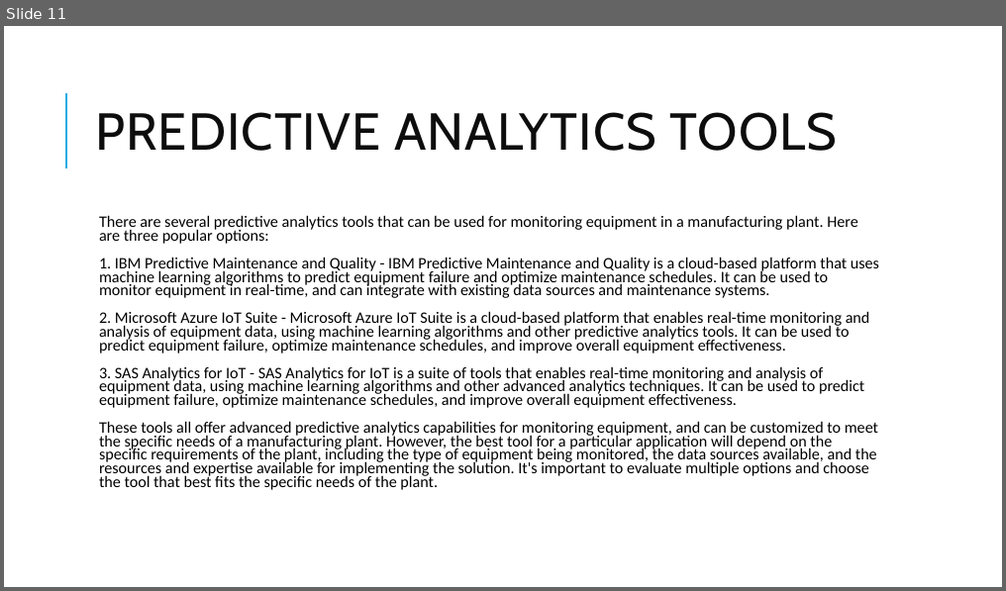
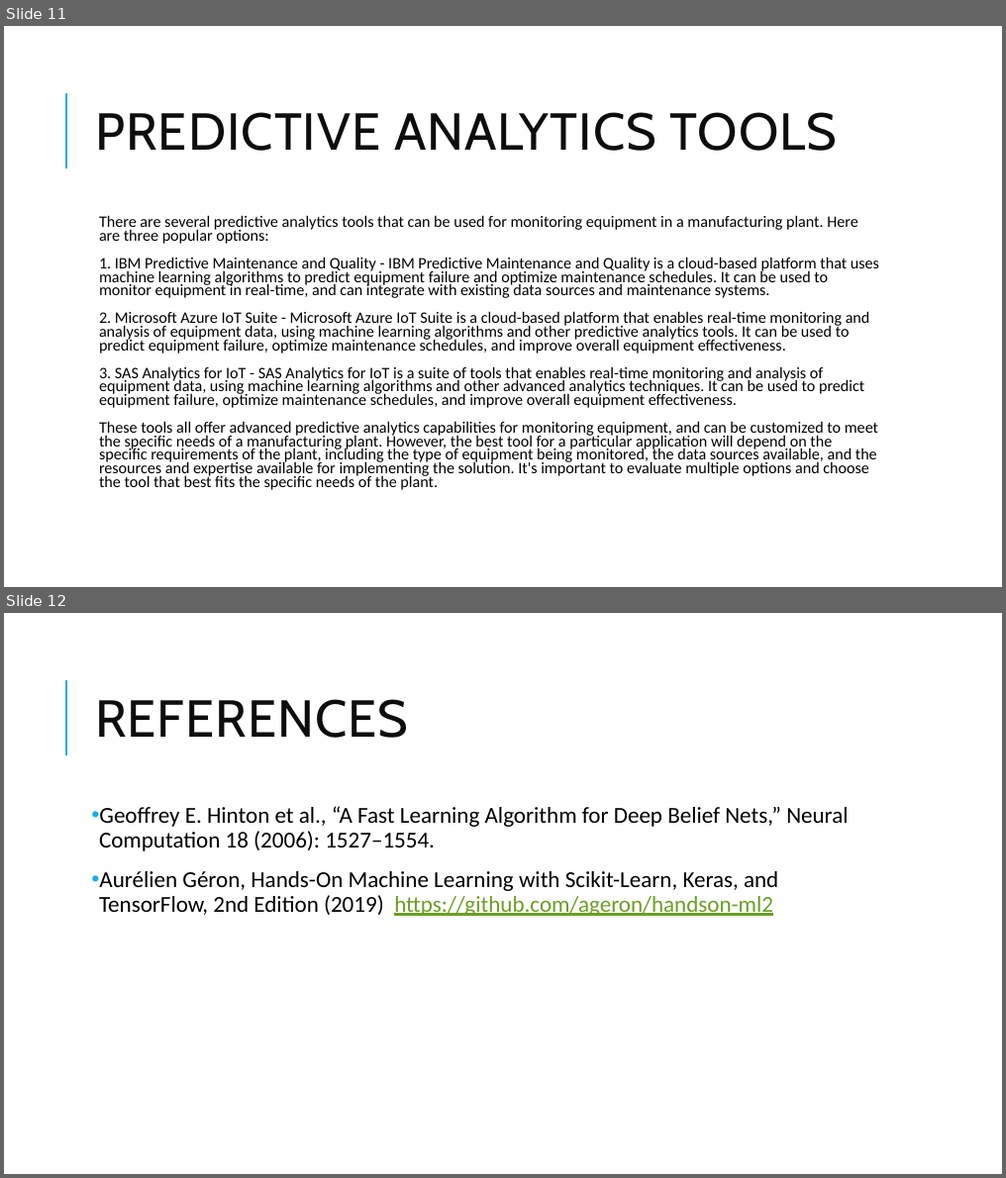
Before and after one commit to meldong/DnivekMud, a slide deck: assets/files/PredictiveMaintenance.pptx. Shown one above the other, each under a label of ours: slide 11 before the commit, slides 11 and 12 after it. The pictures are 1006x591 and 1006x1178 pixels, drawn with LibreOffice and Linux fonts; fonts in the diff are those of the drawing. Boxes give left, top, right and bottom in pixels: in the first picture for what was removed or moved away, otherwise in the second. Text is boxed around its words. In the diff, an @@ line names an element or a change of style, - is before the commit and + after.

Commit message:
Add Minor Changes

```diff
--- a/assets/files/PredictiveMaintenance.pptx
+++ b/assets/files/PredictiveMaintenance.pptx
@@ slide 12 added at (4,613,1002,1174), background #FFFFFF; not listed: 1 template element that a slide beside it also shows @@
@@ title added at (95,699,408,738), 50 pt, text #0D0D0D @@
+REFERENCES
@@ text added at (99,806,847,916), 22 pt, text #000000 @@
+• Geoffrey E. Hinton et al., “A Fast Learning Algorithm for Deep Belief Nets,” Neural Computation 18 (2006): 1527–1554.
+• Aurélien Géron, Hands-On Machine Learning with Scikit-Learn, Keras, and TensorFlow, 2nd Edition (2019) https://github.com/ageron/handson-ml2
```
Also in this commit, not shown: 1 slide changed.
